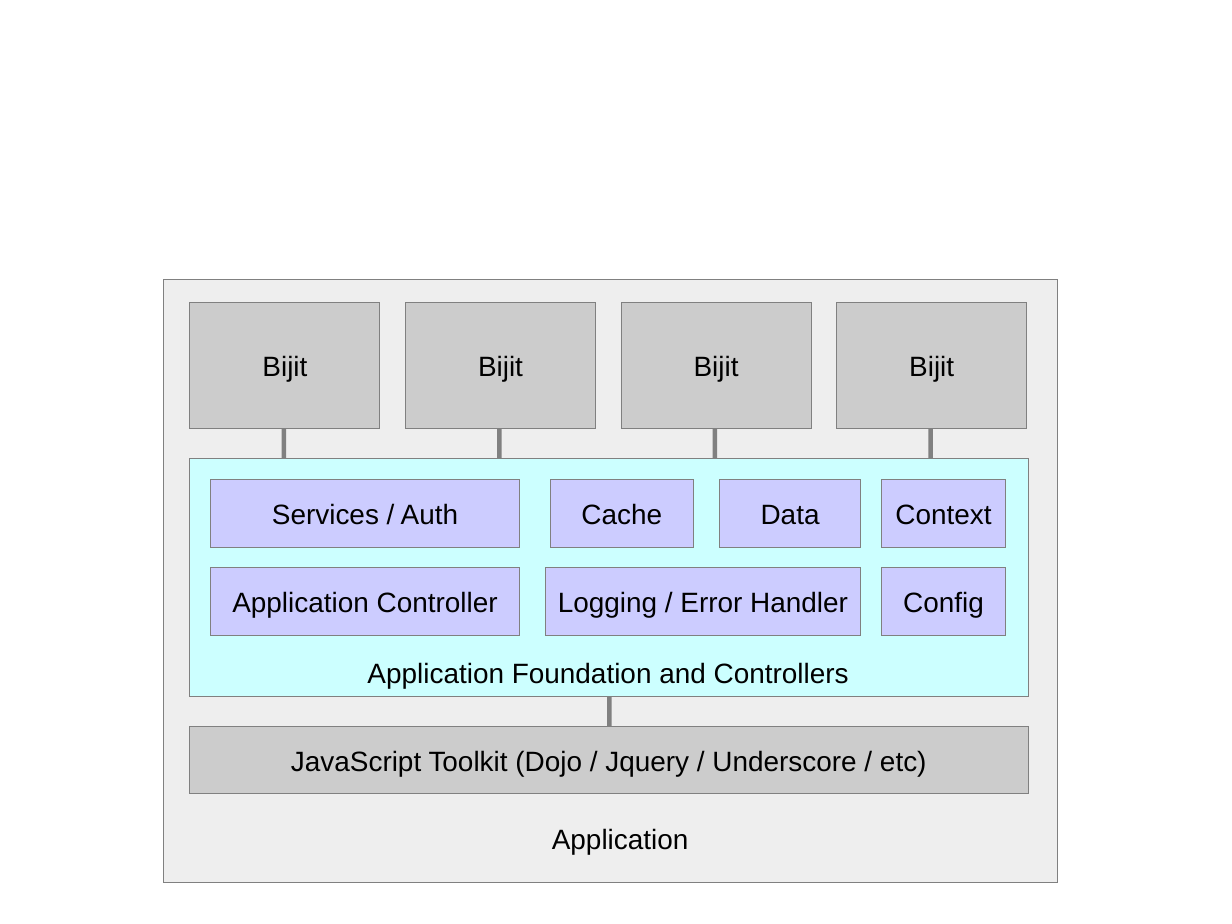
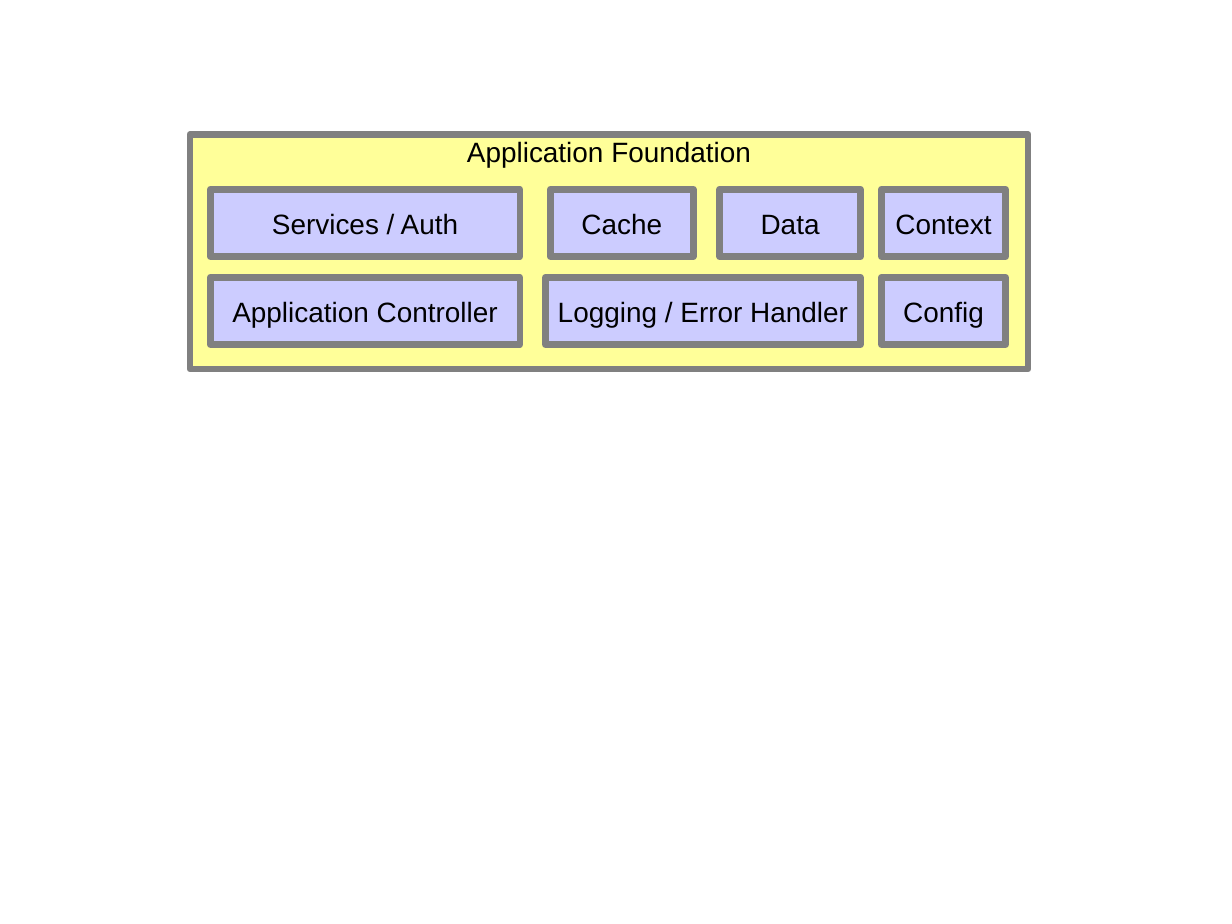
Before and after one commit to spa-js/spa-js.github.io, a slide deck: slide 6 of pages/app-arch/images/AppArch_Diagrams.odp (slide 7 before the commit). Drawn at 1232x924 pixels with LibreOffice and Linux fonts; fonts in the diff are those of the drawing; grey boxes stand for pictures. Boxes give left, top, right and bottom in pixels: in the first picture for what was removed or moved away, otherwise in the second. Text is boxed around its words. In the diff, an @@ line names an element or a change of style, - is before the commit and + after.

```diff
--- a/pages/app-arch/images/AppArch_Diagrams.odp
+++ b/pages/app-arch/images/AppArch_Diagrams.odp
@@ rectangle added at [190,134,1029,369], fill #FFFF99, outline #808080 4.31 pt, 18 pt, text #000000 @@
+Application Foundation
@@ 7 rectangles: place and size @@
-7 rectangles at [210,480,1006,635]
+7 rectangles at [210,189,1006,344]
@@ outline #808080 0 pt to #808080 4.31 pt in 7 elements at [210,277,520,344], [546,277,861,344], [210,189,520,256], [882,277,1006,344], [882,189,1006,256], [720,189,861,256], [550,189,693,256] @@
@@ rectangle removed at [163,279,1058,883] @@
@@ rectangle removed at [190,302,380,428] @@
-Bijit
@@ rectangle removed at [406,302,596,428] @@
-Bijit
@@ rectangle removed at [622,302,812,428] @@
-Bijit
@@ rectangle removed at [837,302,1027,428] @@
-Bijit
@@ line removed from (284, 463) to (284, 428) @@
@@ line removed from (500, 463) to (500, 428) @@
@@ line removed from (715, 463) to (715, 428) @@
@@ line removed from (931, 463) to (931, 428) @@
@@ rectangle removed at [190,458,1029,696] @@
@@ text removed at [367,662,849,688] @@
-Application Foundation and Controllers
@@ line removed from (609, 731) to (609, 696) @@
@@ rectangle removed at [190,727,1029,794] @@
-JavaScript Toolkit (Dojo / Jquery / Underscore / etc)
@@ text removed at [552,828,689,854] @@
-Application
```
Also in this commit, not shown: 3 other slides changed, 9 slides added, 1 slide removed, 28 other files.
